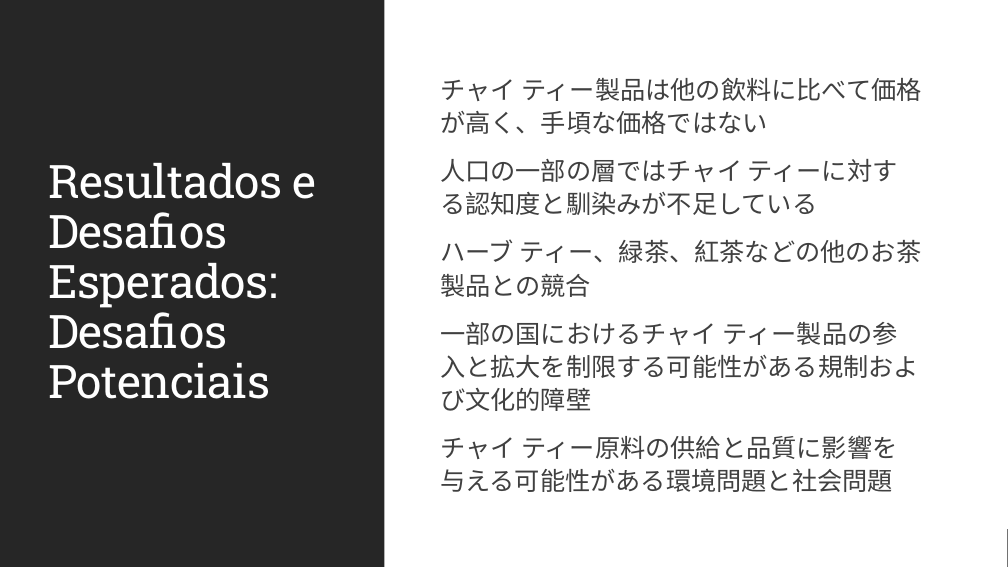
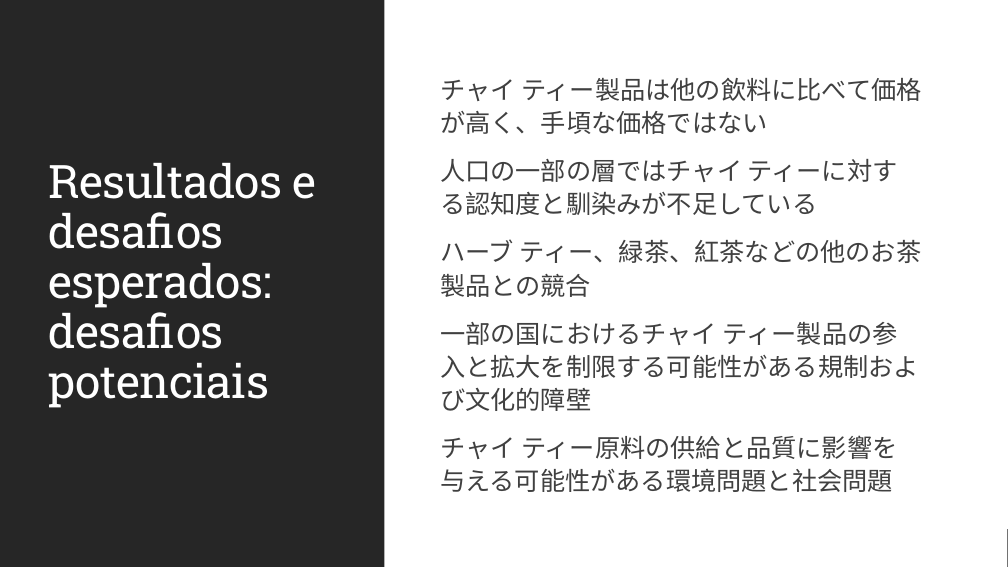
Before and after one commit to MicrosoftLearning/MS-4004-Empower-workforce-copilot-use-cases.pt-br, a slide deck: slide 13 of ResourceFiles/Mystic Spice Premium Chai Market Analysis Presentation.pptx. Drawn at 1008x567 pixels with LibreOffice and Linux fonts; fonts in the diff are those of the drawing. Boxes give left, top, right and bottom in pixels: in the first picture for what was removed or moved away, otherwise in the second. Text is boxed around its words. In the diff, an @@ line names an element or a change of style, - is before the commit and + after.

```diff
--- a/ResourceFiles/Mystic Spice Premium Chai Market Analysis Presentation.pptx
+++ b/ResourceFiles/Mystic Spice Premium Chai Market Analysis Presentation.pptx
@@ title at (48, 163, 317, 408): text changed @@
-Resultados e Desafios Esperados: Desafios Potenciais
+Resultados e desafios esperados: desafios potenciais
```
Also in this commit, not shown: 8 other slides changed, 32 other files.
